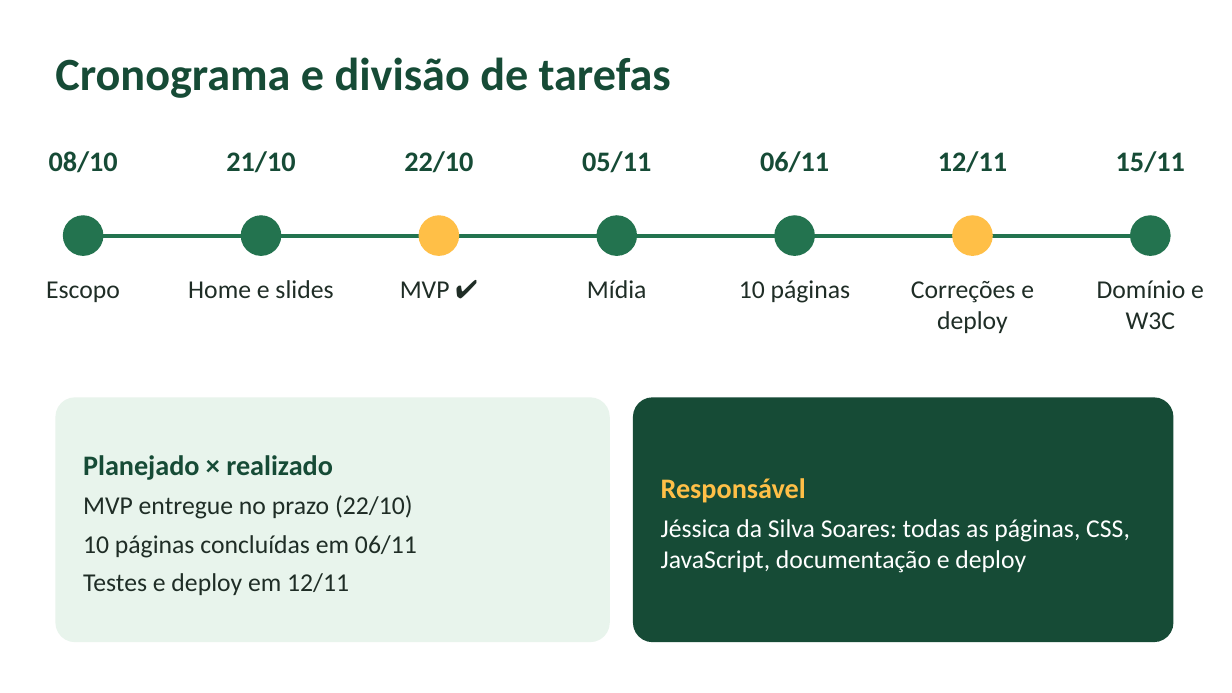
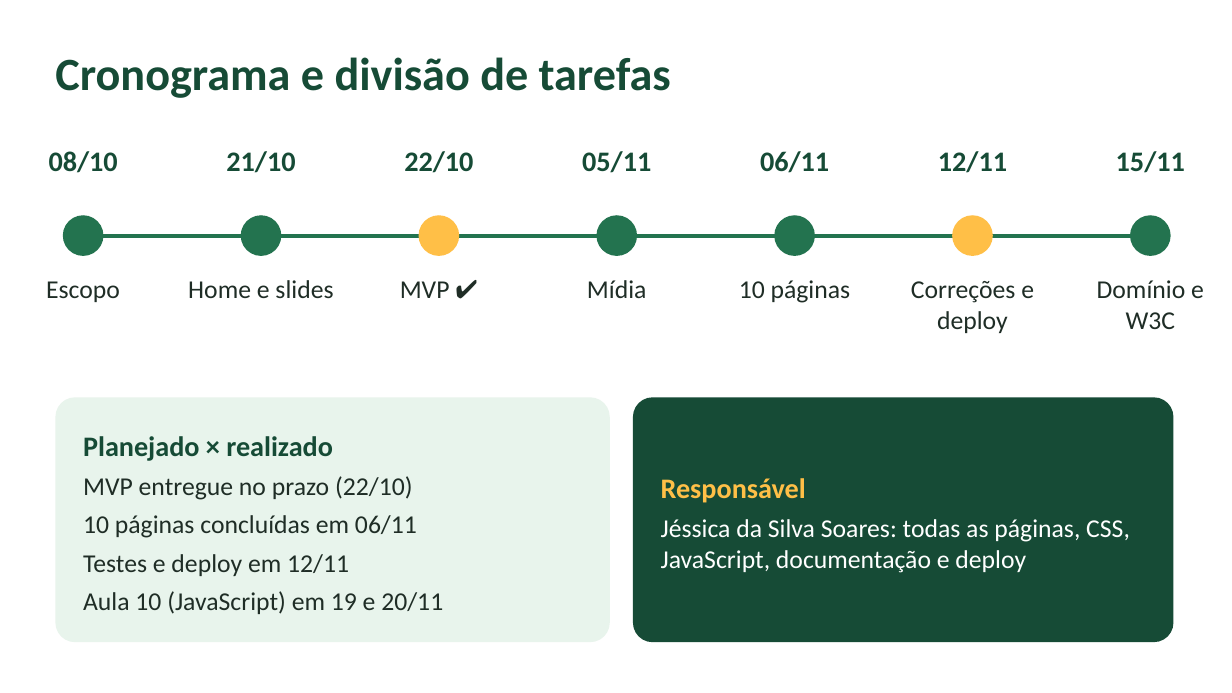
Before and after one commit to JeehSilphis/EcoLogica-Solucoes-, a slide deck: slide 13 of docs/Apresentacao-Final-EcoLogica.pptx. Drawn at 1232x693 pixels with LibreOffice and Linux fonts; fonts in the diff are those of the drawing; background and template pictures are left out. Boxes give left, top, right and bottom in pixels: in the first picture for what was removed or moved away, otherwise in the second. Text is boxed around its words. In the diff, an @@ line names an element or a change of style, - is before the commit and + after.

```diff
--- a/docs/Apresentacao-Final-EcoLogica.pptx
+++ b/docs/Apresentacao-Final-EcoLogica.pptx
@@ text at (x1=83, y1=591, x2=443, y2=614): paragraph added @@
+Aula 10 (JavaScript) em 19 e 20/11
```
Also in this commit, not shown: 2 other slides changed, 1 other file.
